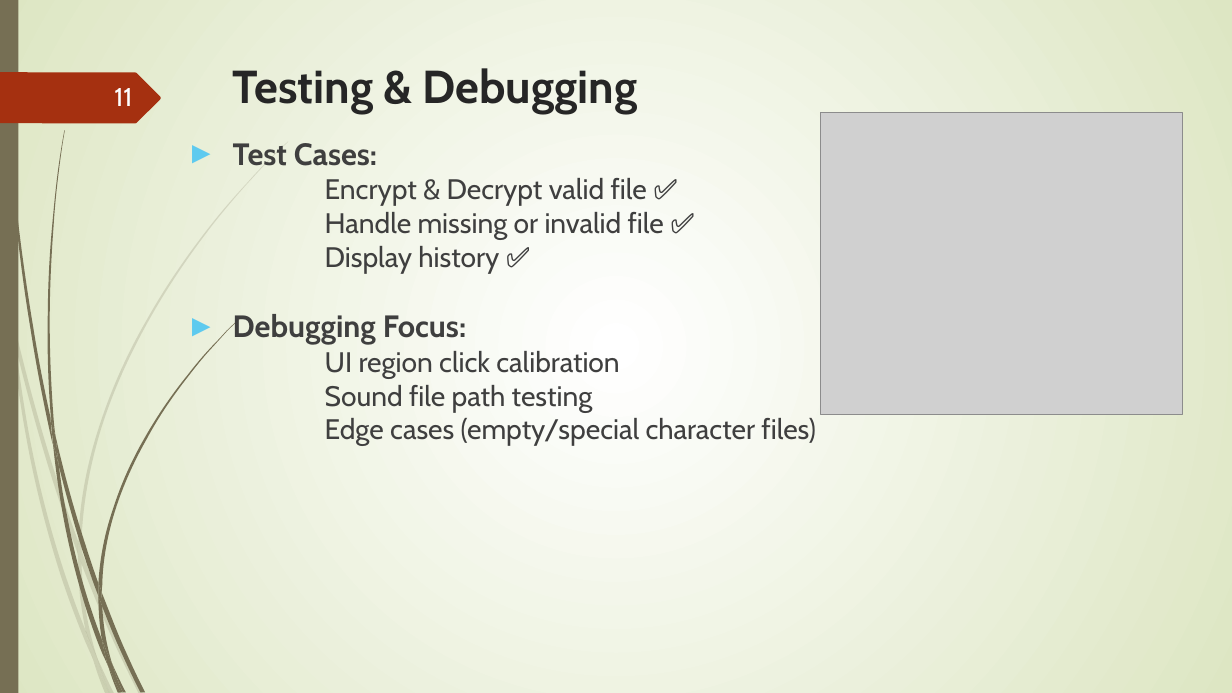
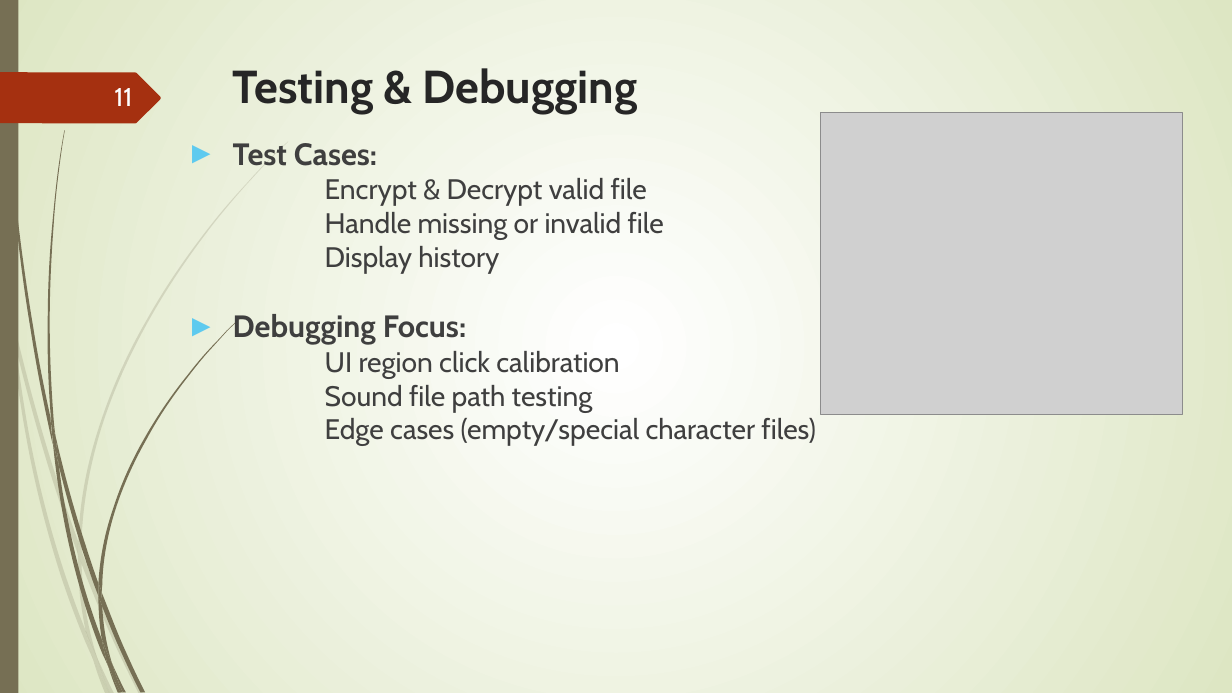
Before and after one commit to salimshre/Encryptor, a slide deck: slide 11 of Documentation/final -File Encryptor In C++.pptx. Drawn at 1232x693 pixels with LibreOffice and Linux fonts; fonts in the diff are those of the drawing; grey boxes stand for pictures. Boxes give left, top, right and bottom in pixels: in the first picture for what was removed or moved away, otherwise in the second. Text is boxed around its words. In the diff, an @@ line names an element or a change of style, - is before the commit and + after.

Commit message:
update

```diff
--- a/Documentation/final -File Encryptor In C++.pptx
+++ b/Documentation/final -File Encryptor In C++.pptx
@@ text at (325, 178, 664, 273): text changed @@
-  Encrypt & Decrypt valid file ✅
-  Handle missing or invalid file ✅
-  Display history ✅
+  Encrypt & Decrypt valid file
+  Handle missing or invalid file
+  Display history
```
